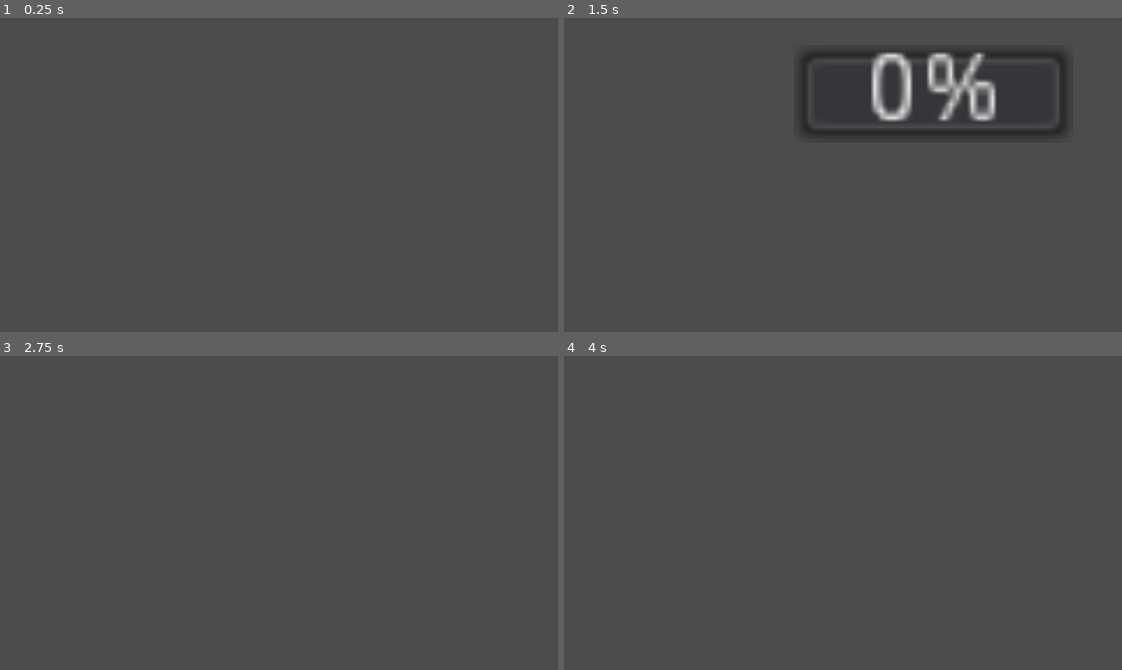
Above: before the commit, frames 1-4 (two rows, left to right).
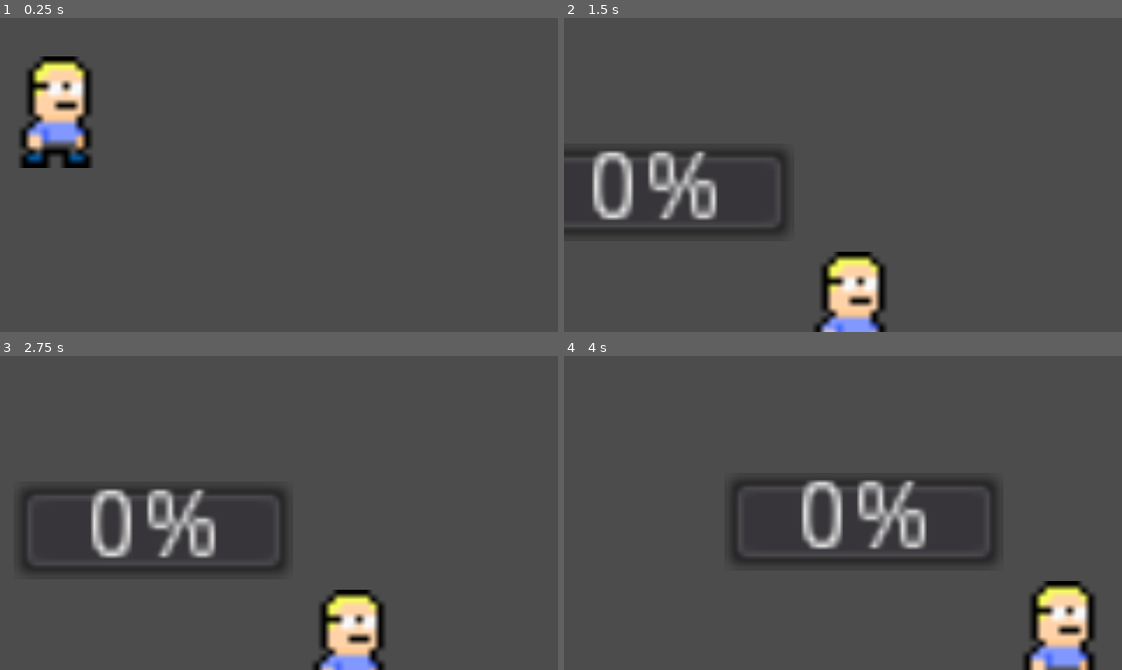
Above: after the commit, the same moments.

Repository: Teknik-projekt-2D-spil-1/Teknik-projekt-2D-spil-1.github.io
Game: Godot game, scene res://Main.tscn
The game is run twice, just before and just after one commit, with the same random seed, the same clock (stepped at 60 frames per second) and the same inputs. This scene is started directly instead of the project's main scene.
Inputs:
- Up to frame 1 (0.25 s): no input
- Up to frame 2 (1.5 s): hold D (move_right) 0.53-1.28 s; tap W (jump) at 0.77 s; hold A (move_left) from 1.28 s (still down)
- Up to frame 3 (2.75 s): tap W (jump) at 1.52 s; release A (move_left) at 2.03 s; hold D (move_right) from 2.03 s (still down)
- Up to frame 4 (4 s): tap W (jump) at 3.02, 3.77 s; release D (move_right) at 3.53 s; hold A (move_left) from 3.53 s (still down)

The runs differ from the first frame. In frame 1, 3.8% of the frame differs, in the area x 3-17%, y 12-48%; in frame 2, 11%, in the area x 0-90%, y 10-100%; in frame 3, 7.2%; in frame 4, 7.5%.

Commit message:
update

Diff:
--- a/source/KinematicBody2D.tscn
+++ b/source/KinematicBody2D.tscn
@@ -11,13 +11,12 @@
 script = ExtResource( 1 )
 
 [node name="Sprite" type="Sprite" parent="."]
-position = Vector2( 56, 128 )
-scale = Vector2( 3.01563, 2.82353 )
+position = Vector2( 8, 8 )
+scale = Vector2( 1, 0.941176 )
 texture = ExtResource( 2 )
 
 [node name="CollisionShape2D" type="CollisionShape2D" parent="."]
-position = Vector2( 19.75, 20 )
-scale = Vector2( 0.53125, 0.470588 )
+position = Vector2( 8, 8 )
 shape = SubResource( 1 )
 
 [node name="Control" type="Control" parent="."]
@@ -26,7 +25,7 @@
 margin_bottom = 40.0
 
 [node name="ProgressBar" type="ProgressBar" parent="Control"]
-margin_left = 32.0
-margin_top = -80.0
-margin_right = 72.0
-margin_bottom = -66.0
+margin_left = -8.0
+margin_top = -16.0
+margin_right = 32.0
+margin_bottom = -2.0
--- a/source/Tilemap.tscn
+++ b/source/Tilemap.tscn
@@ -8,5 +8,5 @@
 [node name="StaticBody2D" type="StaticBody2D" parent="."]
 
 [node name="CollisionPolygon2D" type="CollisionPolygon2D" parent="StaticBody2D"]
-position = Vector2( 17, 143 )
+position = Vector2( -5, 13 )
 polygon = PoolVector2Array( 97, 109, 20, 106, -18, 90, -30, -9, -17, -16, -17, 37, 303, 37, 304, -63, 357, 46 )
Binary file added: source/MARK_LIVSBAR.png
Not shown, added: source/MARK_LIVSBAR.png.import
